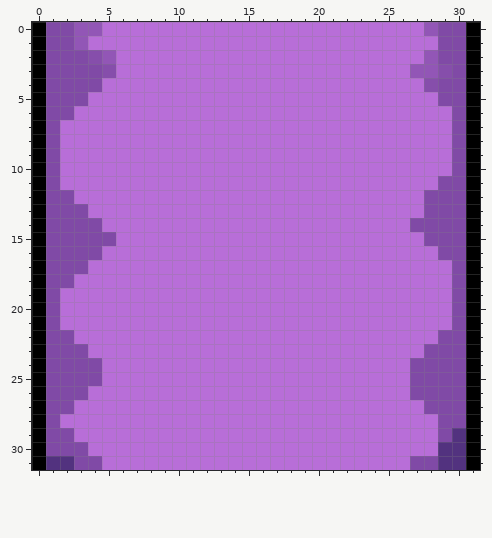
Pixel-art sprite -- assets/body.png. Above: the version before the commit.
The file is 32x32 pixels. Colours within 5 levels of each other are drawn and written as one.
After the commit:
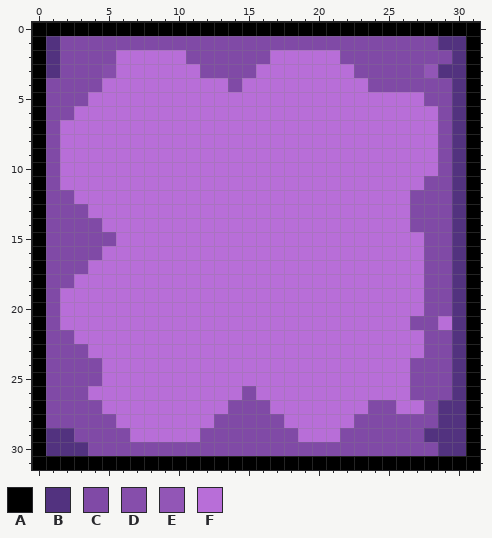
Palette (. is transparent): A #000000  B #52327f  C #804aa6  D #864eab  E #9256b6  F #b86ed8
From old to new:
{"y":0,"x":1,"old":"CCEEFFFFFFFFFFFFFFFFFFFFFFFECC","new":"AAAAAAAAAAAAAAAAAAAAAAAAAAAAAA"}
{"y":1,"x":1,"old":"C","new":"B"}
{"y":1,"x":3,"old":"EFFFFFFFFFFFFFFFFFFFFFFFFFCC","new":"CCCCCCCCCCCCCCCCCCCCCCCCCCBB"}
{"y":2,"x":1,"old":"C","new":"B"}
{"y":2,"x":4,"old":"DE","new":"CC"}
{"y":2,"x":11,"old":"FFFFFF","new":"CCCCCC"}
{"y":2,"x":22,"old":"FFFFFFE","new":"CCCCCCC"}
{"y":2,"x":30,"old":"C","new":"B"}
{"y":3,"x":1,"old":"C","new":"B"}
{"y":3,"x":12,"old":"FFFF","new":"CCCC"}
{"y":3,"x":23,"old":"FFFFE","new":"CCCCC"}
{"y":3,"x":29,"old":"DC","new":"BB"}
{"y":4,"x":14,"old":"F","new":"C"}
{"y":4,"x":24,"old":"FFFFD","new":"CCCCC"}
{"y":4,"x":30,"old":"C","new":"B"}
{"y":5,"x":28,"old":"F","new":"C"}
{"y":5,"x":30,"old":"C","new":"B"}
{"y":6,"x":29,"old":"FC","new":"CB"}
{"y":7,"x":29,"old":"FC","new":"CB"}
{"y":8,"x":29,"old":"FC","new":"CB"}
{"y":9,"x":29,"old":"FC","new":"CB"}
{"y":10,"x":29,"old":"FC","new":"CB"}
{"y":11,"x":28,"old":"F","new":"C"}
{"y":11,"x":30,"old":"C","new":"B"}
{"y":12,"x":27,"old":"F","new":"C"}
{"y":12,"x":30,"old":"C","new":"B"}
{"y":13,"x":27,"old":"F","new":"C"}
{"y":13,"x":30,"old":"C","new":"B"}
{"y":14,"x":30,"old":"C","new":"B"}
{"y":15,"x":30,"old":"C","new":"B"}
{"y":16,"x":28,"old":"F","new":"C"}
{"y":16,"x":30,"old":"C","new":"B"}
{"y":17,"x":28,"old":"FFC","new":"CCB"}
{"y":18,"x":28,"old":"FFC","new":"CCB"}
{"y":19,"x":28,"old":"FFC","new":"CCB"}
{"y":20,"x":28,"old":"FFC","new":"CCB"}
{"y":21,"x":27,"old":"FF","new":"CC"}
{"y":21,"x":30,"old":"C","new":"B"}
{"y":22,"x":28,"old":"F","new":"C"}
{"y":22,"x":30,"old":"C","new":"B"}
{"y":23,"x":30,"old":"C","new":"B"}
{"y":24,"x":30,"old":"C","new":"B"}
{"y":25,"x":30,"old":"C","new":"B"}
{"y":26,"x":15,"old":"F","new":"C"}
{"y":26,"x":30,"old":"C","new":"B"}
{"y":27,"x":3,"old":"FF","new":"CC"}
{"y":27,"x":14,"old":"FFF","new":"CCC"}
{"y":27,"x":24,"old":"FF","new":"CC"}
{"y":27,"x":29,"old":"CC","new":"BB"}
{"y":28,"x":2,"old":"FFFF","new":"CCCC"}
{"y":28,"x":13,"old":"FFFFF","new":"CCCCC"}
{"y":28,"x":23,"old":"FFFFFFCC","new":"CCCCCCBB"}
{"y":29,"x":1,"old":"CCFFFF","new":"BBCCCC"}
{"y":29,"x":12,"old":"FFFFFFF","new":"CCCCCCC"}
{"y":29,"x":22,"old":"FFFFFFFC","new":"CCCCCCBB"}
{"y":30,"x":1,"old":"CCCFFFFFFFFFFFFFFFFFFFFFFFFF","new":"BBBCCCCCCCCCCCCCCCCCCCCCCCCC"}
{"y":31,"x":1,"old":"BBCCFFFFFFFFFFFFFFFFFFFFFFCCBB","new":"AAAAAAAAAAAAAAAAAAAAAAAAAAAAAA"}
{"label":"changed","picture_box":[46,22,466,470]}
